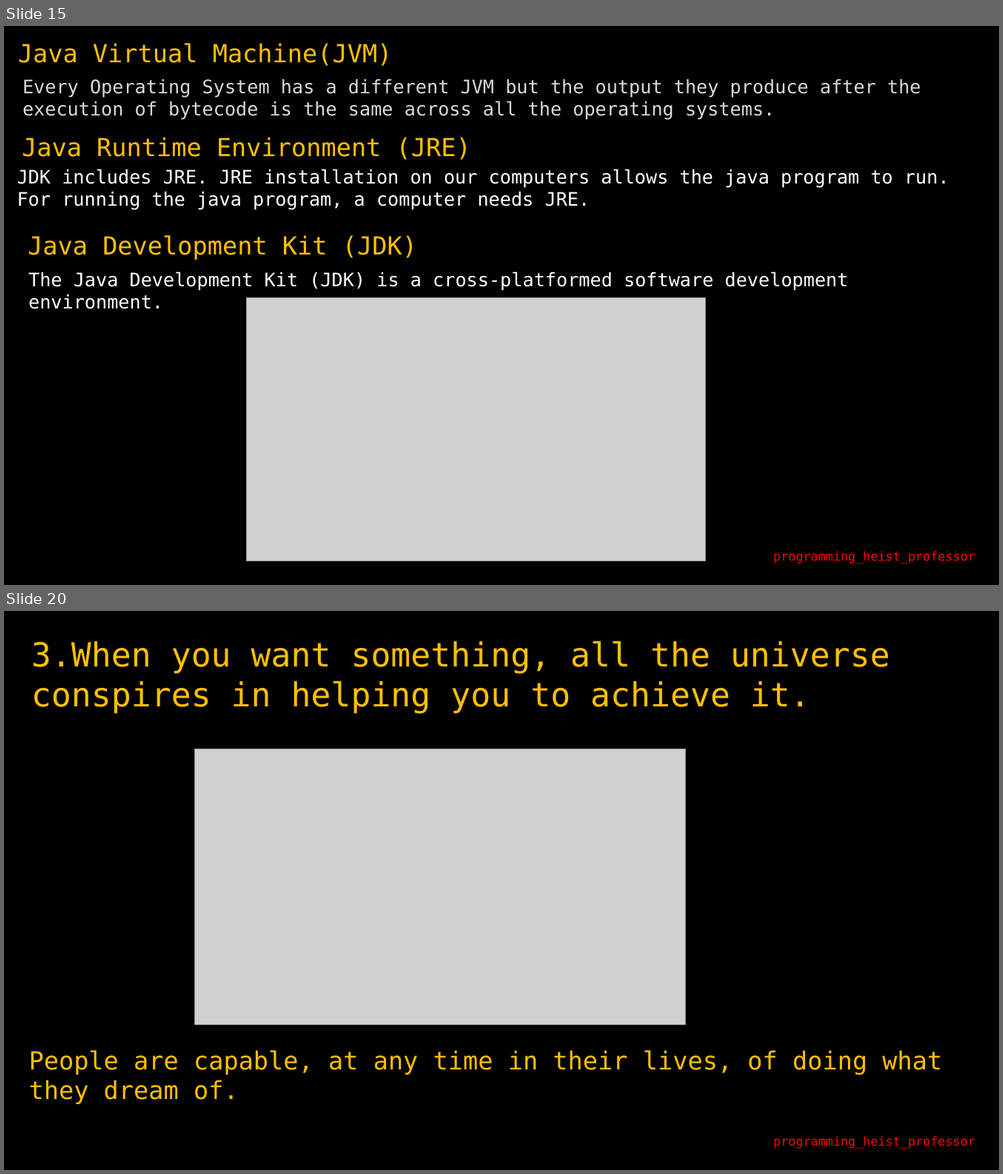
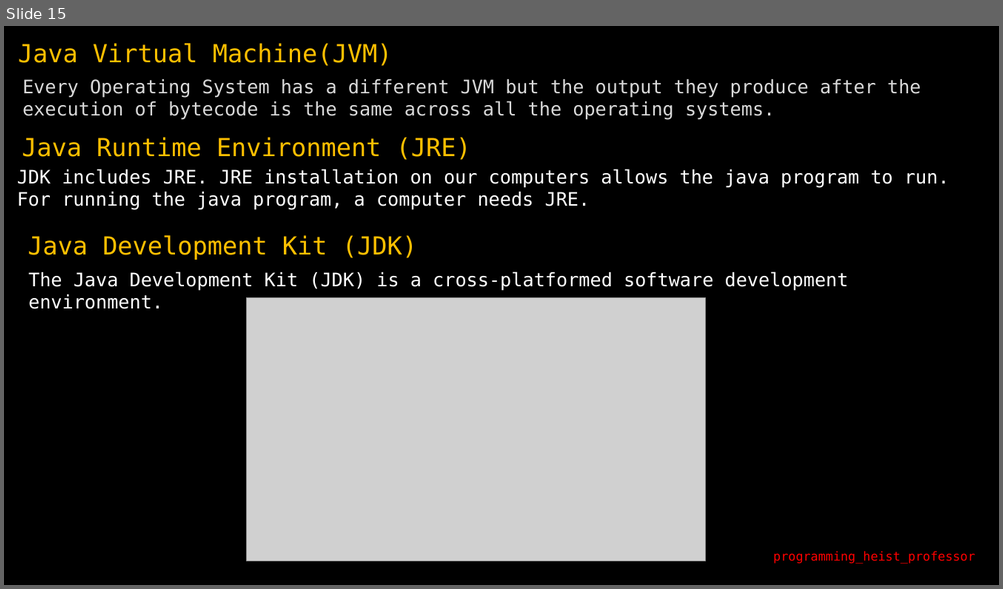
Before and after one commit to krishankansal/BCA1004T_Object_Oriented_Programming_Using_Java, a slide deck: Unit-I/ppt/WhyJava_1.pptx. Shown one above the other, each under a label of ours: slides 15 and 20 before the commit, slide 15 after it; the slides between them are not shown. The pictures are 1003x1174 and 1003x589 pixels, drawn with LibreOffice and Linux fonts; fonts in the diff are those of the drawing; grey boxes stand for pictures. Boxes give left, top, right and bottom in pixels: in the first picture for what was removed or moved away, otherwise in the second. Text is boxed around its words. In the diff, an @@ line names an element or a change of style, - is before the commit and + after.

```diff
--- a/Unit-I/ppt/WhyJava_1.pptx
+++ b/Unit-I/ppt/WhyJava_1.pptx
@@ slide 20 removed at (4, 611, 999, 1170), background #000000 @@
@@ text removed at (31, 641, 890, 714) @@
-3.When you want something, all the universe conspires in helping you to achieve it.
@@ picture removed at (195, 749, 686, 1025) @@
@@ text removed at (29, 1051, 942, 1105) @@
-People are capable, at any time in their lives, of doing what they dream of.
@@ text removed at (773, 1136, 975, 1149) @@
-programming_heist_professor
```
Also in this commit, not shown: 11 slides changed, 4 other slides removed.
